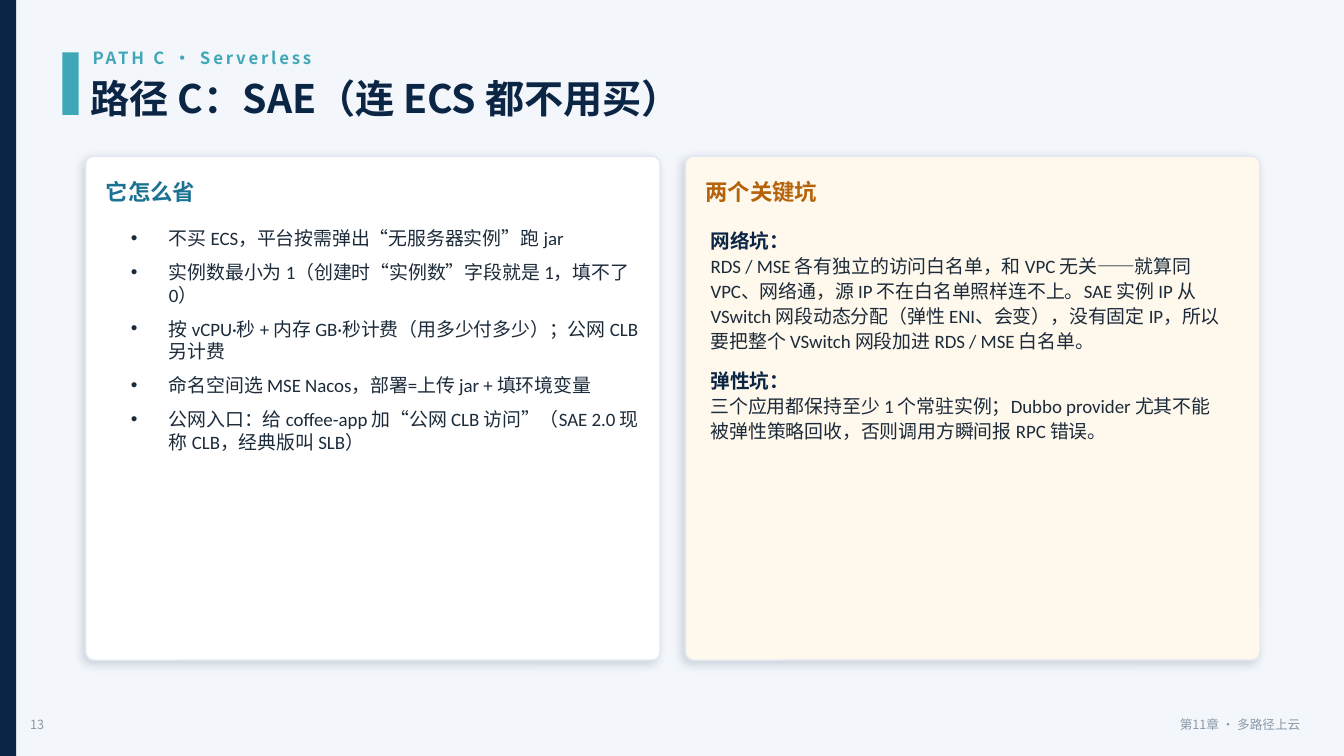
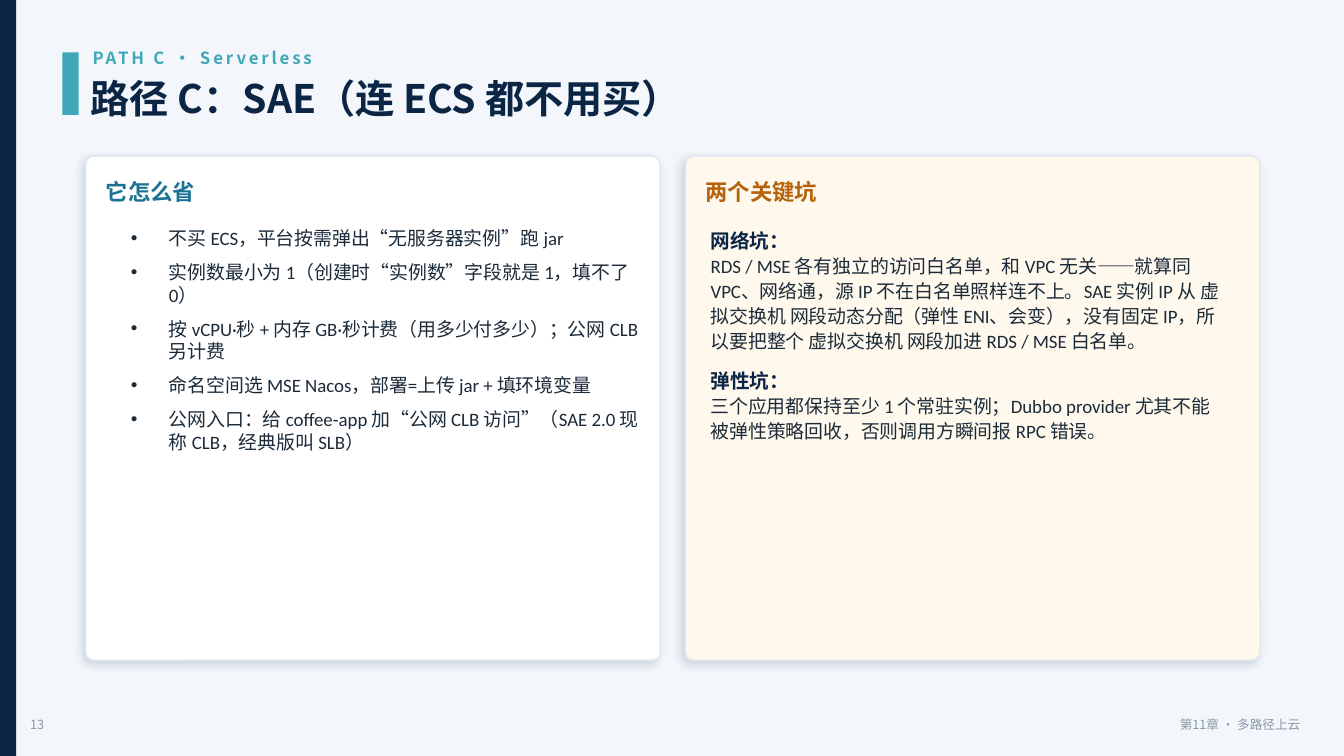
Before and after one commit to coffeeliuwei/cloudnativeapp, a slide deck: slide 14 of deck/第11章-上云部署-课件.pptx. Drawn at 1344x756 pixels with LibreOffice and Linux fonts; fonts in the diff are those of the drawing. Boxes give left, top, right and bottom in pixels: in the first picture for what was removed or moved away, otherwise in the second. Text is boxed around its words. In the diff, an @@ line names an element or a change of style, - is before the commit and + after.

```diff
--- a/deck/第11章-上云部署-课件.pptx
+++ b/deck/第11章-上云部署-课件.pptx
@@ text at (x1=711, y1=257, x2=1219, y2=350): text changed @@
-RDS / MSE 各有独立的访问白名单，和 VPC 无关——就算同 VPC、网络通，源 IP 不在白名单照样连不上。SAE 实例 IP 从 VSwitch 网段动态分配（弹性 ENI、会变），没有固定 IP，所以要把整个 VSwitch 网段加进 RDS / MSE 白名单。
+RDS / MSE 各有独立的访问白名单，和 VPC 无关——就算同 VPC、网络通，源 IP 不在白名单照样连不上。SAE 实例 IP 从 虚拟交换机 网段动态分配（弹性 ENI、会变），没有固定 IP，所以要把整个 虚拟交换机 网段加进 RDS / MSE 白名单。
```
Also in this commit, not shown: 16 other slides changed, 3 other files.
